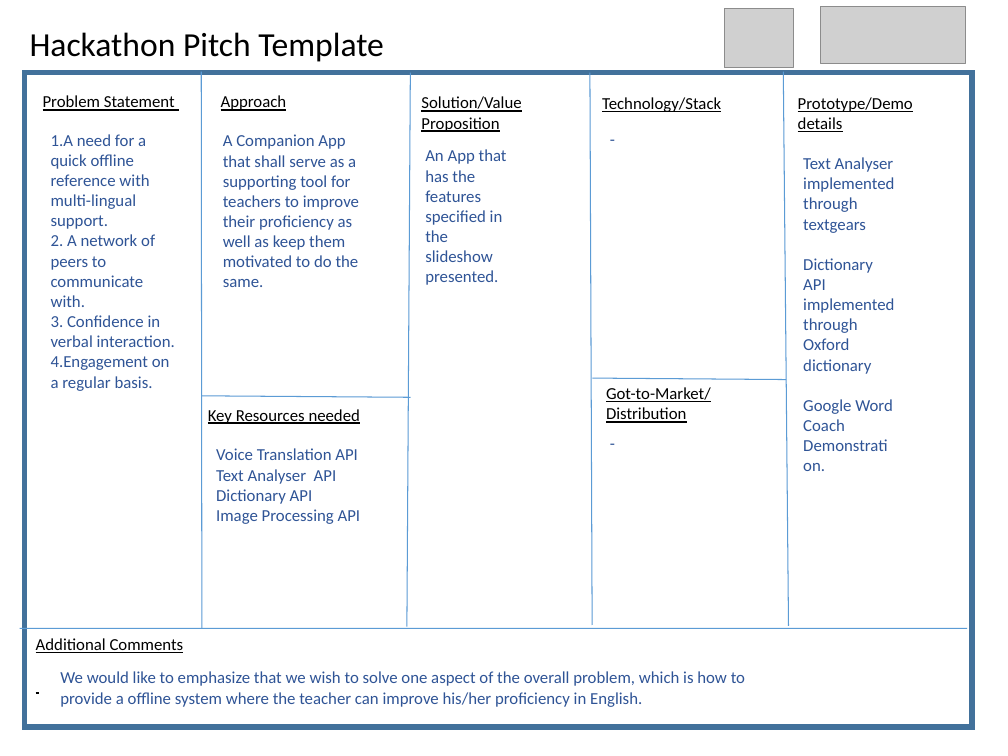
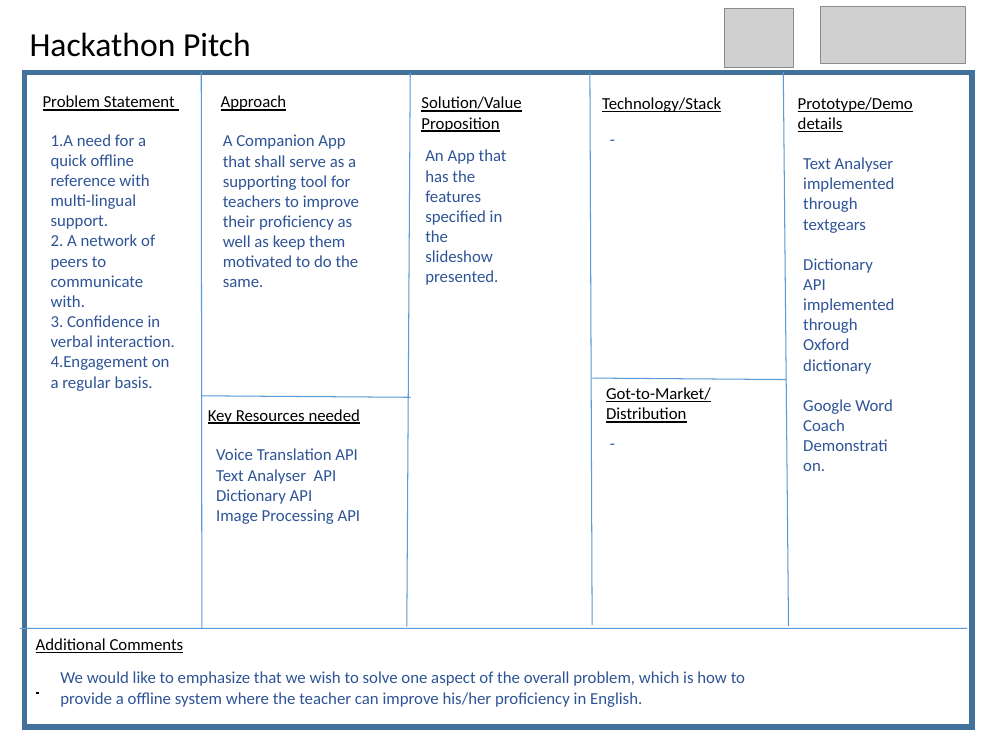
Before and after one commit to Developer-Squad/ILP-Presentation, a slide deck: slide 1 of Hackathon_Pitch_Template.odp. Drawn at 1008x756 pixels with LibreOffice and Linux fonts; fonts in the diff are those of the drawing; grey boxes stand for pictures. Boxes give left, top, right and bottom in pixels: in the first picture for what was removed or moved away, otherwise in the second. Text is boxed around its words. In the diff, an @@ line names an element or a change of style, - is before the commit and + after.

Commit message:
adding template

```diff
--- a/Hackathon_Pitch_Template.odp
+++ b/Hackathon_Pitch_Template.odp
@@ text at (30,32,251,57): text changed @@
-Hackathon Pitch Template
+Hackathon Pitch
```
Also in this commit, not shown: 2 other files.
